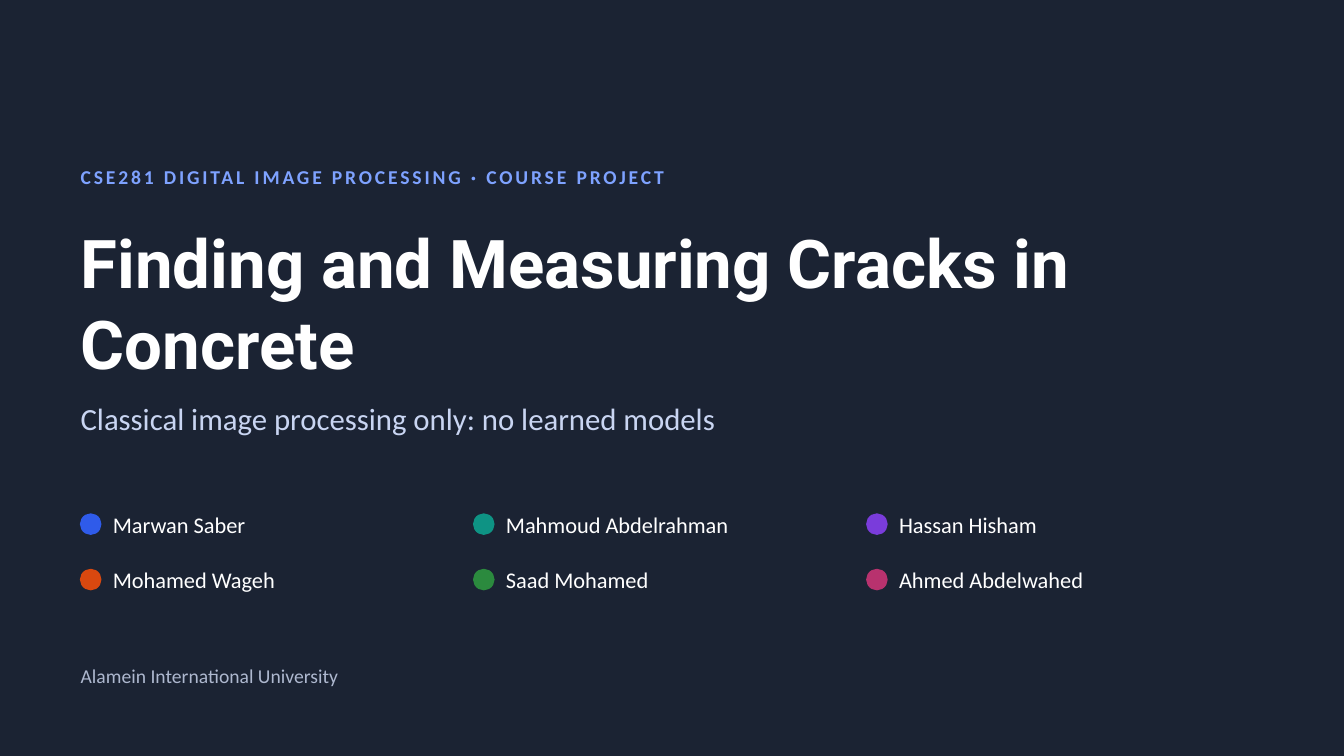
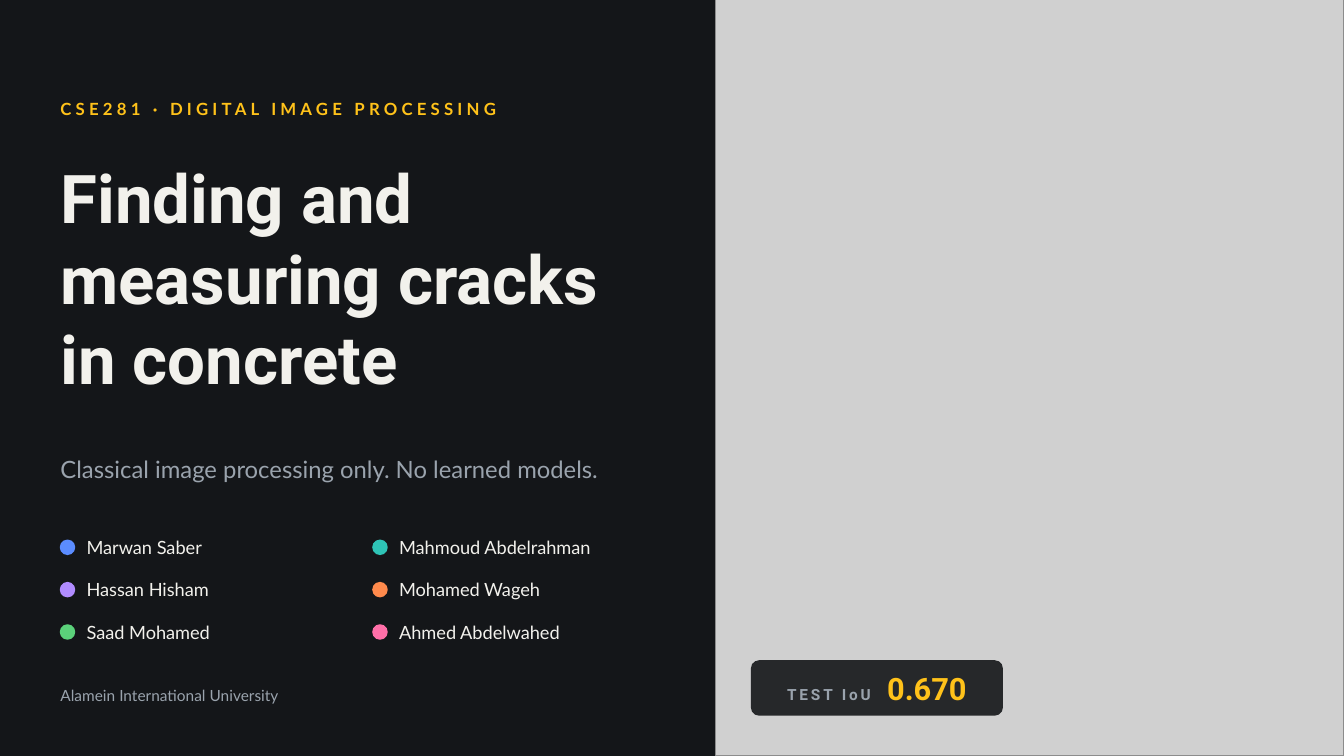
Before and after one commit to marwan19-saber/cse281-crack-segmentation, a slide deck: slide 1 of report/presentation.pptx. Drawn at 1344x756 pixels with LibreOffice and Linux fonts; fonts in the diff are those of the drawing; grey boxes stand for pictures. Boxes give left, top, right and bottom in pixels: in the first picture for what was removed or moved away, otherwise in the second. Text is boxed around its words. In the diff, an @@ line names an element or a change of style, - is before the commit and + after.

```diff
--- a/report/presentation.pptx
+++ b/report/presentation.pptx
@@ background #1B2333 to #141619 @@
@@ picture added at (x1=716, y1=0, x2=1344, y2=756) @@
@@ text at (x1=60, y1=91, x2=665, y2=126): text changed; size 14 to 12 pt; font Calibri to Lato; text colour #7EA2FF to #FFC21A @@
-CSE281 DIGITAL IMAGE PROCESSING · COURSE PROJECT
+CSE281 · DIGITAL IMAGE PROCESSING
@@ title at (x1=60, y1=172, x2=598, y2=385): text changed; text colour #FFFFFF to #F2F1EC @@
-Finding and Measuring Cracks in Concrete
+Finding and measuring cracks in concrete
@@ text at (x1=60, y1=460, x2=598, y2=483): text changed; size 22 to 17 pt; font Calibri to Lato; text colour #C9D5F2 to #9AA3AD @@
-Classical image processing only: no learned models
+Classical image processing only. No learned models.
@@ ellipse removed at (x1=81, y1=514, x2=101, y2=534) @@
@@ text "Marwan Saber" moved from (x1=113, y1=517, x2=246, y2=533) to (x1=87, y1=540, x2=202, y2=554) @@
@@ text "Mahmoud Abdelrahman" moved from (x1=506, y1=517, x2=729, y2=533) to (x1=399, y1=540, x2=590, y2=554) @@
@@ ellipse resized from (x1=474, y1=514, x2=494, y2=534) to (x1=60, y1=540, x2=75, y2=555) @@
@@ ellipse at (x1=60, y1=540, x2=75, y2=555): fill #0E9384 to #5B8CFF; outline #0E9384 1 pt to #5B8CFF 1 pt @@
@@ ellipse resized from (x1=867, y1=514, x2=887, y2=534) to (x1=373, y1=540, x2=387, y2=555) @@
@@ ellipse at (x1=373, y1=540, x2=387, y2=555): fill #7A3CDB to #2EC4B6; outline #7A3CDB 1 pt to #2EC4B6 1 pt @@
@@ ellipse resized from (x1=81, y1=570, x2=101, y2=590) to (x1=60, y1=583, x2=75, y2=597) @@
@@ ellipse at (x1=60, y1=583, x2=75, y2=597): fill #D9480F to #B18CFF; outline #D9480F 1 pt to #B18CFF 1 pt @@
@@ text "Hassan Hisham" moved from (x1=899, y1=517, x2=1037, y2=533) to (x1=87, y1=582, x2=209, y2=596) @@
@@ ellipse resized from (x1=474, y1=570, x2=494, y2=590) to (x1=373, y1=583, x2=387, y2=597) @@
@@ ellipse at (x1=373, y1=583, x2=387, y2=597): fill #2B8A3E to #FF8A4C; outline #2B8A3E 1 pt to #FF8A4C 1 pt @@
@@ text at (x1=399, y1=582, x2=540, y2=600): text changed; size 16 to 13 pt; font Calibri to Lato; text colour #FFFFFF to #F2F1EC @@
-Saad Mohamed
+Mohamed Wageh
@@ ellipse resized from (x1=867, y1=570, x2=887, y2=590) to (x1=60, y1=625, x2=75, y2=639) @@
@@ ellipse at (x1=60, y1=625, x2=75, y2=639): fill #B8326E to #5BD17A; outline #B8326E 1 pt to #5BD17A 1 pt @@
@@ text at (x1=87, y1=625, x2=210, y2=639): text changed; size 16 to 13 pt; font Calibri to Lato; text colour #FFFFFF to #F2F1EC @@
-Mohamed Wageh
+Saad Mohamed
@@ ellipse added at (x1=373, y1=625, x2=387, y2=639), fill #FF6FA8, outline #FF6FA8 1 pt @@
@@ size 16 to 13 pt, font Calibri to Lato, text colour #FFFFFF to #F2F1EC in 4 elements at (x1=87, y1=540, x2=202, y2=554), (x1=399, y1=540, x2=590, y2=554), (x1=87, y1=582, x2=209, y2=596), (x1=399, y1=625, x2=560, y2=639) @@
@@ text "Ahmed Abdelwahed" moved from (x1=899, y1=572, x2=1083, y2=588) to (x1=399, y1=625, x2=560, y2=639) @@
@@ text "Alamein International University" moved from (x1=81, y1=669, x2=338, y2=686) to (x1=60, y1=689, x2=279, y2=704) @@
@@ text "Alamein International University" at (x1=60, y1=689, x2=279, y2=704): size 14 to 11 pt, font Calibri to Lato, text colour #AEB8CF to #9AA3AD @@
@@ rounded rectangle added at (x1=751, y1=660, x2=1003, y2=716), fill #141619 at 90% opacity, 11 pt, text #9AA3AD, bold @@
+TEST IoU 0.670
```
Also in this commit, not shown: 10 other slides changed, 2 slides added, 2 slides removed.
